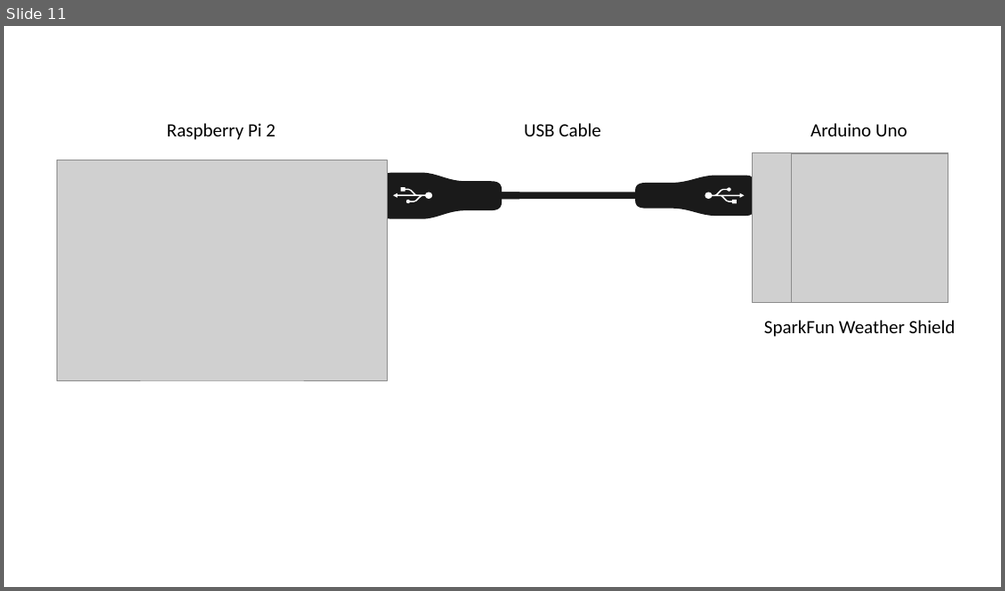
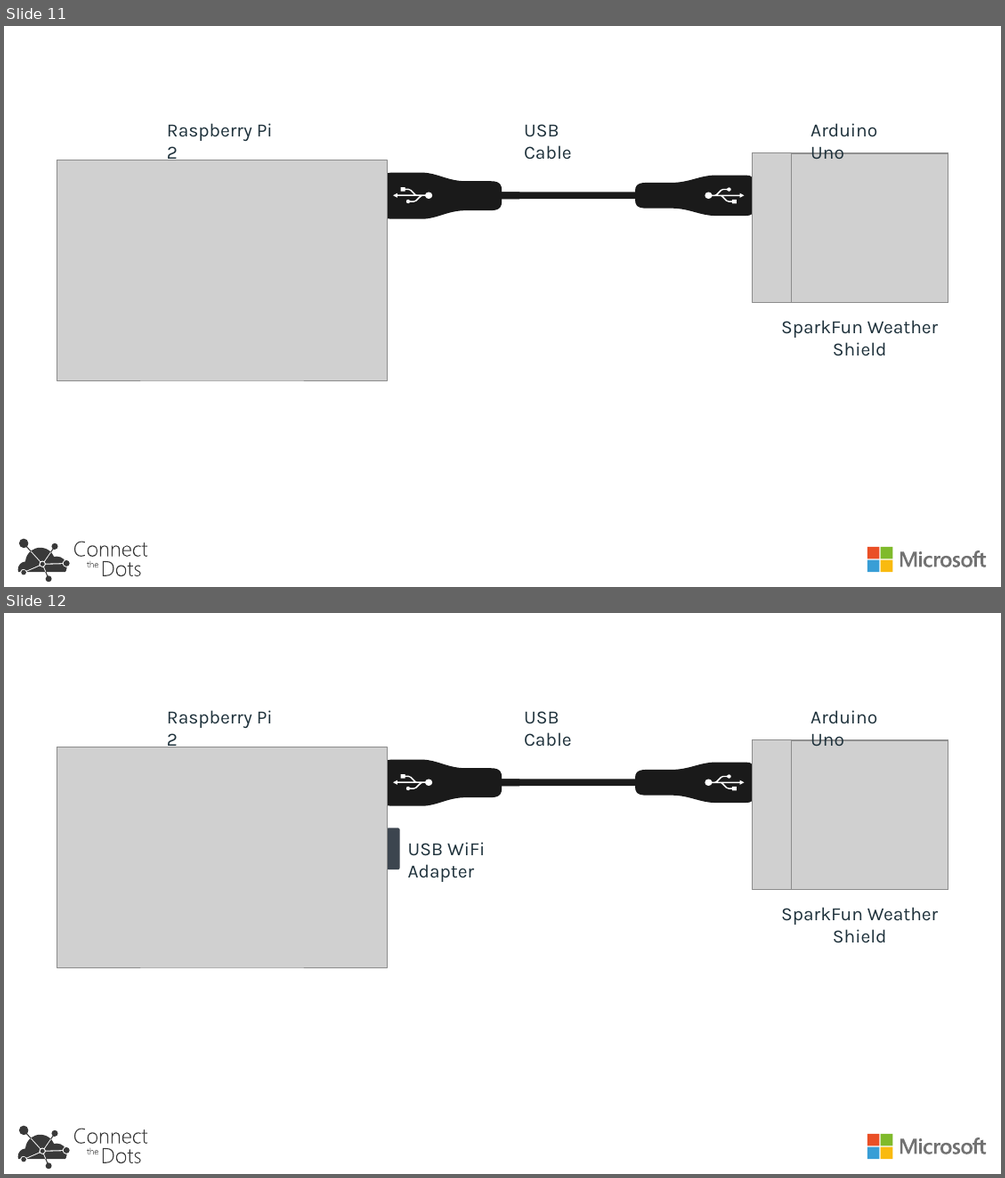
Before and after one commit to zebular13/connectthedots, a slide deck: HOLs/images/SolutionArchitecture/SolutionArchitecture.pptx. Shown one above the other, each under a label of ours: slide 11 before the commit, slides 11 and 12 after it. The pictures are 1005x591 and 1005x1178 pixels, drawn with LibreOffice and Linux fonts; fonts in the diff are those of the drawing; grey boxes stand for pictures. Boxes give left, top, right and bottom in pixels: in the first picture for what was removed or moved away, otherwise in the second. Text is boxed around its words. In the diff, an @@ line names an element or a change of style, - is before the commit and + after.

Commit message:
Working on Raspberry Pi Gateway HOL

```diff
--- a/HOLs/images/SolutionArchitecture/SolutionArchitecture.pptx
+++ b/HOLs/images/SolutionArchitecture/SolutionArchitecture.pptx
@@ slide 12 added at box(4, 613, 1001, 1174), background #FFFFFF; not listed: 7 template elements that a slide beside it also shows @@
@@ text added at box(167, 710, 273, 751), 18 pt, text #1E313B @@
+Raspberry Pi 2
@@ text added at box(524, 711, 572, 747), 18 pt, text #1E313B @@
+USB Cable
@@ text added at box(810, 710, 877, 746), 18 pt, text #1E313B @@
+Arduino Uno
@@ picture added at box(752, 740, 947, 889) @@
@@ picture added at box(792, 740, 947, 889) @@
@@ picture added at box(57, 747, 387, 967) @@
@@ freeform shape added at box(385, 760, 502, 806), fill #1A1A1A @@
@@ freeform shape added at box(393, 774, 432, 791), fill #FFFFFF @@
@@ freeform shape added at box(497, 779, 520, 786), fill #1A1A1A @@
@@ group added at box(494, 763, 789, 803): 3 freeform shapes, 3 rectangles @@
@@ rectangle added at box(349, 831, 386, 867), fill #A19582 @@
@@ rounded rectangle added at box(387, 827, 400, 869), fill #3C454F @@
@@ text added at box(408, 842, 485, 882), 18 pt, text #1E313B @@
+USB WiFi Adapter
@@ text added at box(781, 907, 938, 943), 18 pt, text #1E313B @@
+SparkFun Weather Shield
@@ slide 11 changed as well @@
@@ font Calibri to Karla, text colour #000000 to #1E313B in 4 elements at box(167, 123, 273, 164), box(524, 124, 572, 160), box(810, 123, 877, 159), box(781, 320, 938, 356) @@
@@ freeform shape added at box(18, 539, 70, 581), fill #393939 @@
@@ freeform shape added at box(74, 541, 147, 576), fill #393939 @@
@@ group added at box(867, 547, 987, 572): 4 rectangles, 1 freeform shape @@
```
Also in this commit, not shown: 13 other slides changed, 3 other files.
